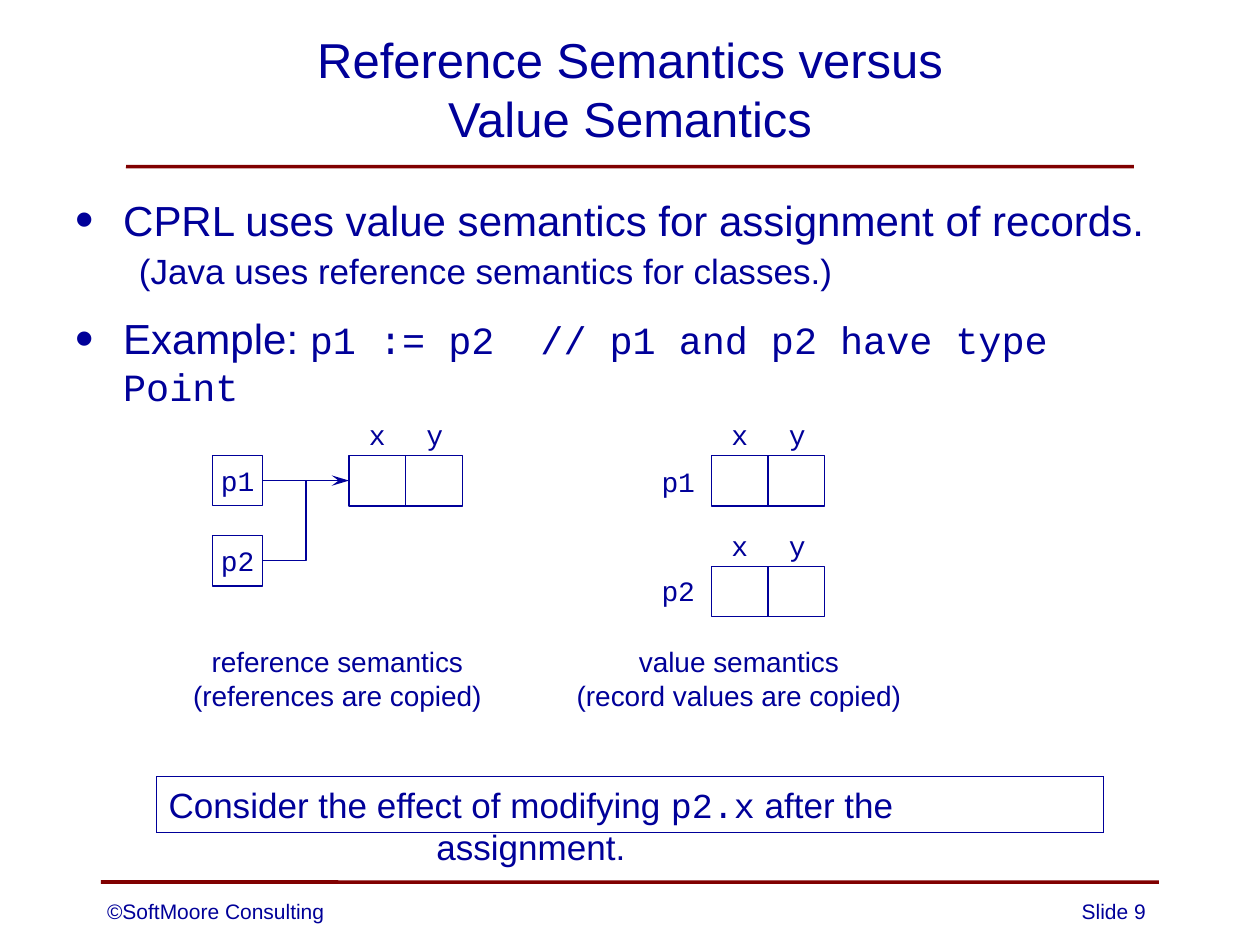
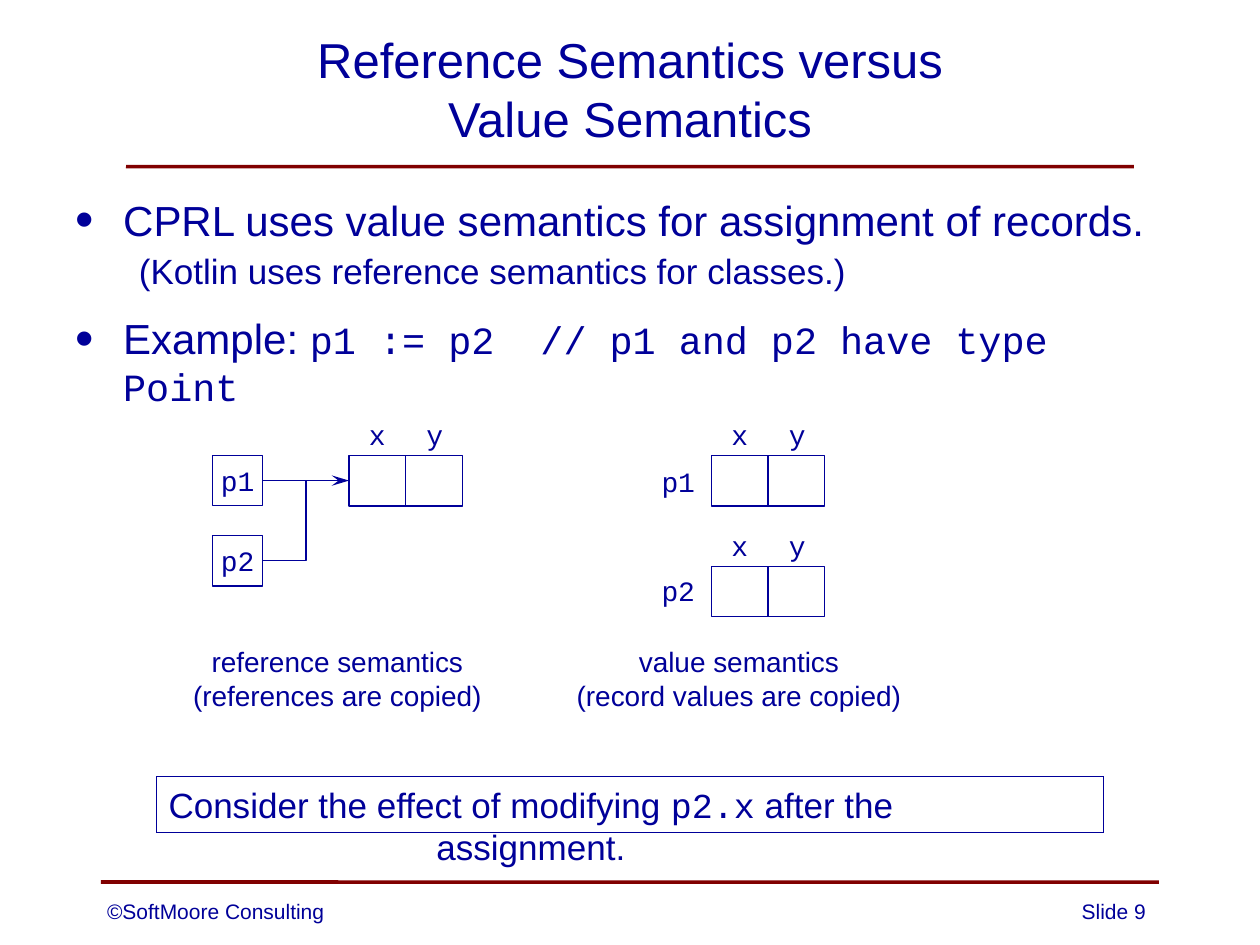
Before and after one commit to SoftMoore/CPRL-Kt-2nd, a slide deck: slide 9 of PowerPoints/16 - Records.pptx. Drawn at 1260x945 pixels with LibreOffice and Linux fonts; fonts in the diff are those of the drawing. Boxes give left, top, right and bottom in pixels: in the first picture for what was removed or moved away, otherwise in the second. Text is boxed around its words. In the diff, an @@ line names an element or a change of style, - is before the commit and + after.

```diff
--- a/PowerPoints/16 - Records.pptx
+++ b/PowerPoints/16 - Records.pptx
@@ text at [139,258,845,291]: text changed @@
-  (Java uses reference semantics for classes.)
+  (Kotlin uses reference semantics for classes.)
```
Also in this commit, not shown: 4 other files.
